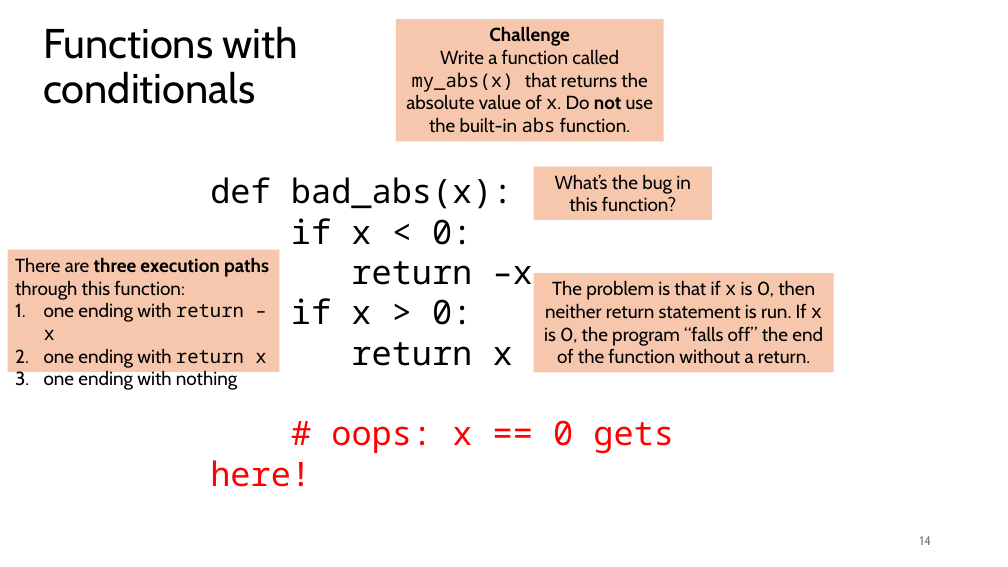
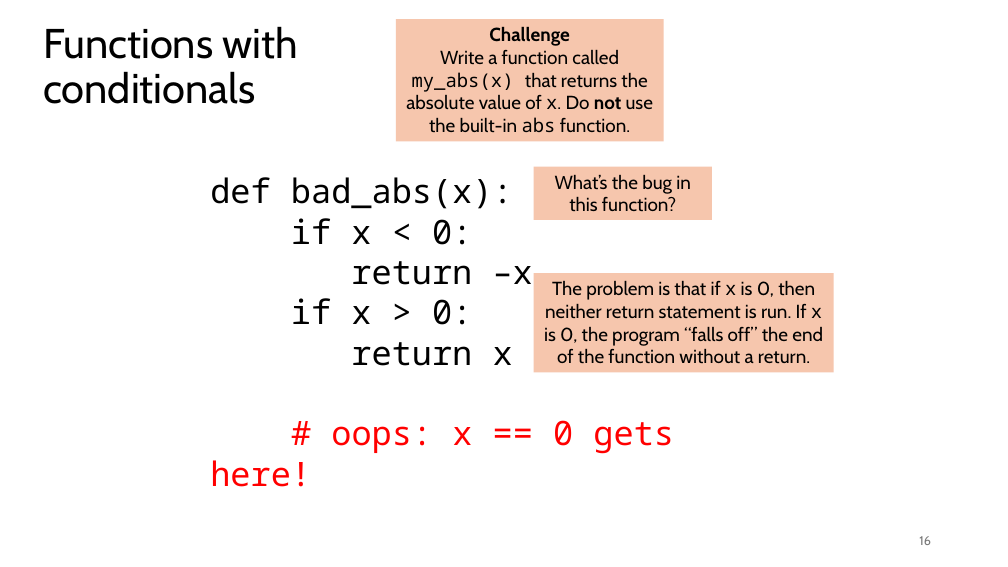
Before and after one commit to tjd1234/cmpt120fall2024, a slide deck: slide 16 of lecture_notes/chapter6/chapter6.pptx (slide 14 before the commit). Drawn at 1008x567 pixels with LibreOffice and Linux fonts; fonts in the diff are those of the drawing. Boxes give left, top, right and bottom in pixels: in the first picture for what was removed or moved away, otherwise in the second. Text is boxed around its words. In the diff, an @@ line names an element or a change of style, - is before the commit and + after.

```diff
--- a/lecture_notes/chapter6/chapter6.pptx
+++ b/lecture_notes/chapter6/chapter6.pptx
@@ rectangle removed at bbox=[8, 250, 279, 372] @@
-There are three execution paths through this function:
-1. one ending with return –x
-2. one ending with return x
-3. one ending with nothing
@@ page number at bbox=[919, 536, 931, 545]: text changed @@
-14
+16
```
Also in this commit, not shown: 8 other slides changed, 3 slides added, 2 other files.
